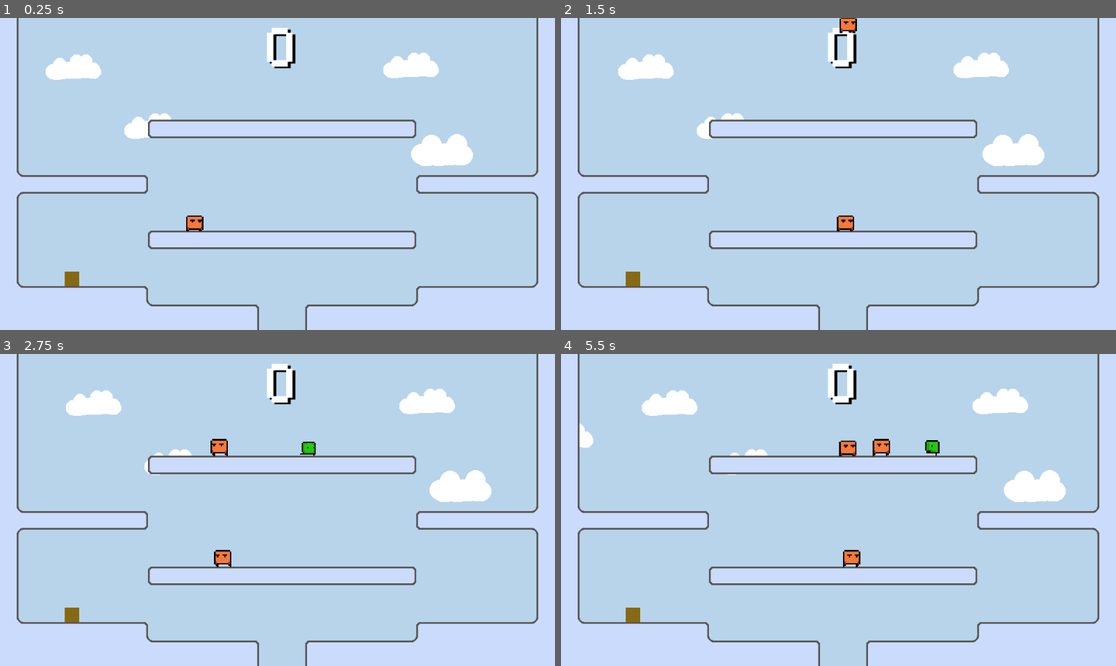
Above: before the commit, frames 1-4 (two rows, left to right).
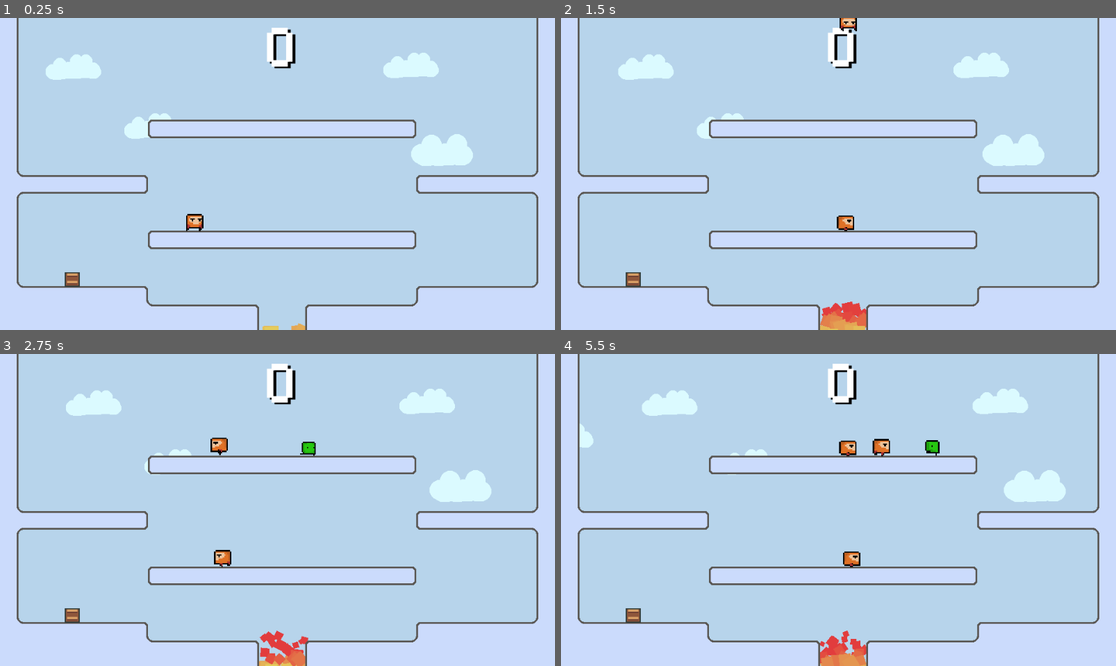
Above: after the commit, the same moments.

Repository: zhimingc/super_scrabble_box
Game: Godot game, scene res://Scenes/MainGame.tscn
The game is run twice, just before and just after one commit, with the same random seed, the same clock (stepped at 60 frames per second) and the same inputs.
Inputs:
- Up to frame 1 (0.25 s): no input
- Up to frame 2 (1.5 s): tap Enter (ui_accept) at 0.5, 0.77 s; hold Right (ui_right) from 0.53 s (still down); tap C at 0.6 s; tap T at 1.35 s
- Up to frame 3 (2.75 s): tap Enter (ui_accept) at 1.52, 2 s; release Right (ui_right) at 2.03 s; hold Left (ui_left) from 2.03 s (still down); tap E at 2.1 s
- Up to frame 4 (5.5 s): release Left (ui_left) at 2.78 s; hold Right (ui_right) 2.78-4.28 s; tap R at 2.85 s; tap Enter (ui_accept) at 3.02, 3.5, 3.77, 4.25, 4.52, 5 s; tap Backspace at 3.6 s; hold Left (ui_left) 4.28-5.03 s; tap C at 4.35 s; hold Right (ui_right) from 5.03 s (still down); tap T at 5.1 s

The runs differ from the first frame. In frame 1, 2.7% of the frame differs, in the area x 8-86%, y 11-100%; in frame 2, 3.2%; in frame 3, 3.1%; in frame 4, 3.3%, in the area x 3-91%, y 11-100%.

Commit message:
Added player walking and pit fx

Diff:
--- a/Fonts/pixel_font.tres
+++ b/Fonts/pixel_font.tres
@@ -4,5 +4,4 @@
 
 [resource]
 size = 50
-use_filter = true
 font_data = ExtResource( 1 )
--- a/Objects/BG_cloud.tscn
+++ b/Objects/BG_cloud.tscn
@@ -5,6 +5,7 @@
 [ext_resource path="res://Textures/cloud_1.png" type="Texture" id=3]
 
 [node name="BG_cloud" type="Node2D"]
+modulate = Color( 0.858824, 0.980392, 1, 1 )
 script = ExtResource( 2 )
 cloudSprites = [ ExtResource( 3 ), ExtResource( 1 ) ]
 
--- a/Objects/Effect_LetterAttack.tscn
+++ b/Objects/Effect_LetterAttack.tscn
@@ -14,5 +14,4 @@
 
 [node name="CollisionShape2D" type="CollisionShape2D" parent="."]
 shape = SubResource( 1 )
-
 [connection signal="body_entered" from="." to="." method="_on_LetterAttack_body_entered"]
--- a/Objects/HUD_LetterElement.tscn
+++ b/Objects/HUD_LetterElement.tscn
@@ -4,21 +4,38 @@
 [ext_resource path="res://Fonts/pixel_font.tres" type="DynamicFont" id=2]
 
 [node name="TextureRect" type="TextureRect"]
-modulate = Color( 0.894118, 0.690196, 0.337255, 1 )
+self_modulate = Color( 0, 0, 0, 1 )
 margin_left = -25.0
 margin_top = -25.0
 margin_right = 25.0
 margin_bottom = 25.0
 texture = ExtResource( 1 )
 __meta__ = {
-"_edit_group_": true
+"_edit_use_anchors_": false
+}
+
+[node name="TextureRect" type="TextureRect" parent="."]
+modulate = Color( 0.894118, 0.690196, 0.337255, 1 )
+margin_left = 2.0
+margin_top = 2.0
+margin_right = 53.0
+margin_bottom = 53.0
+rect_scale = Vector2( 0.9, 0.9 )
+texture = ExtResource( 1 )
+expand = true
+__meta__ = {
+"_edit_use_anchors_": false
 }
 
 [node name="Label" type="Label" parent="."]
 modulate = Color( 0, 0, 0, 1 )
 margin_right = 50.0
-margin_bottom = 50.0
+margin_bottom = 51.0
 custom_fonts/font = ExtResource( 2 )
 text = "A"
 align = 1
 valign = 1
+__meta__ = {
+"_edit_lock_": true,
+"_edit_use_anchors_": false
+}
--- a/Objects/LetterBox.tscn
+++ b/Objects/LetterBox.tscn
@@ -1,7 +1,7 @@
 [gd_scene load_steps=4 format=2]
 
 [ext_resource path="res://Scripts/LetterBox.gd" type="Script" id=1]
-[ext_resource path="res://Textures/square_small.png" type="Texture" id=2]
+[ext_resource path="res://Textures/letter_box.png" type="Texture" id=2]
 
 [sub_resource type="RectangleShape2D" id=1]
 extents = Vector2( 26.1003, 26.8185 )
@@ -12,10 +12,10 @@
 script = ExtResource( 1 )
 
 [node name="Sprite" type="Sprite" parent="."]
-modulate = Color( 0.533333, 0.407843, 0.0705882, 1 )
+position = Vector2( 0, -3 )
+scale = Vector2( 3.75, 3.75 )
 texture = ExtResource( 2 )
 
 [node name="CollisionShape2D" type="CollisionShape2D" parent="."]
 shape = SubResource( 1 )
-
 [connection signal="body_entered" from="." to="." method="_on_LetterBox_body_entered"]
--- /dev/null
+++ b/Objects/PitParticles.tscn
@@ -0,0 +1,23 @@
+[gd_scene load_steps=3 format=2]
+
+[ext_resource path="res://Textures/square_small.png" type="Texture" id=1]
+
+[sub_resource type="Gradient" id=1]
+offsets = PoolRealArray( 0, 0.579592 )
+colors = PoolColorArray( 0.898039, 0.807843, 0.364706, 1, 0.890196, 0.239216, 0.239216, 1 )
+
+[node name="PitParticles" type="CPUParticles2D"]
+amount = 16
+lifetime = 2.5
+texture = ExtResource( 1 )
+emission_shape = 2
+emission_rect_extents = Vector2( 50, 1 )
+direction = Vector2( 0, -1 )
+spread = 10.0
+gravity = Vector2( 0, 0 )
+initial_velocity = 50.0
+angular_velocity = 135.0
+angular_velocity_random = 1.0
+scale_amount = 0.2
+scale_amount_random = 0.25
+color_ramp = SubResource( 1 )
--- a/Objects/PlayerCharacter.tscn
+++ b/Objects/PlayerCharacter.tscn
@@ -1,21 +1,67 @@
-[gd_scene load_steps=8 format=2]
+[gd_scene load_steps=17 format=2]
 
 [ext_resource path="res://Scripts/PlayerCharacter.gd" type="Script" id=1]
-[ext_resource path="res://Textures/Player/slb_char_idle_0.png" type="Texture" id=2]
-[ext_resource path="res://Textures/Player/slb_char_idle_1.png" type="Texture" id=3]
+[ext_resource path="res://Textures/Player/slb_char_1-Sheet.png" type="Texture" id=2]
+[ext_resource path="res://Textures/Player/slb_char_fall_0.png" type="Texture" id=3]
 [ext_resource path="res://Objects/HUD_LetterElement.tscn" type="PackedScene" id=4]
 
-[sub_resource type="SpriteFrames" id=1]
+[sub_resource type="AtlasTexture" id=1]
+atlas = ExtResource( 2 )
+region = Rect2( 0, 0, 16, 16 )
+
+[sub_resource type="AtlasTexture" id=2]
+atlas = ExtResource( 2 )
+region = Rect2( 16, 0, 16, 16 )
+
+[sub_resource type="AtlasTexture" id=3]
+atlas = ExtResource( 2 )
+region = Rect2( 32, 0, 16, 16 )
+
+[sub_resource type="AtlasTexture" id=4]
+atlas = ExtResource( 2 )
+region = Rect2( 48, 0, 16, 16 )
+
+[sub_resource type="AtlasTexture" id=5]
+atlas = ExtResource( 2 )
+region = Rect2( 64, 0, 16, 16 )
+
+[sub_resource type="AtlasTexture" id=6]
+atlas = ExtResource( 2 )
+region = Rect2( 80, 0, 16, 16 )
+
+[sub_resource type="AtlasTexture" id=7]
+atlas = ExtResource( 2 )
+region = Rect2( 96, 0, 16, 16 )
+
+[sub_resource type="AtlasTexture" id=8]
+atlas = ExtResource( 2 )
+region = Rect2( 112, 0, 16, 16 )
+
+[sub_resource type="AtlasTexture" id=9]
+atlas = ExtResource( 2 )
+region = Rect2( 128, 0, 16, 16 )
+
+[sub_resource type="SpriteFrames" id=10]
 animations = [ {
-"frames": [ ExtResource( 2 ), ExtResource( 3 ) ],
+"frames": [ SubResource( 1 ), SubResource( 2 ) ],
 "loop": true,
 "name": "idle",
 "speed": 4.0
+}, {
+"frames": [ SubResource( 3 ), SubResource( 4 ), SubResource( 5 ), SubResource( 6 ), SubResource( 7 ), SubResource( 8 ), SubResource( 9 ) ],
+"loop": true,
+"name": "walk",
+"speed": 10.0
+}, {
+"frames": [ ExtResource( 3 ) ],
+"loop": true,
+"name": "fall",
+"speed": 5.0
 } ]
 
-[sub_resource type="RectangleShape2D" id=2]
+[sub_resource type="RectangleShape2D" id=11]
 
-[sub_resource type="RectangleShape2D" id=3]
+[sub_resource type="RectangleShape2D" id=12]
 extents = Vector2( 27.252, 27.0215 )
 
 [node name="PlayerCharacter" type="KinematicBody2D"]
@@ -31,14 +77,13 @@
 [node name="PC_Sprite" type="AnimatedSprite" parent="."]
 position = Vector2( 3.25201, -13.84 )
 scale = Vector2( 5, 5 )
-frames = SubResource( 1 )
+frames = SubResource( 10 )
 animation = "idle"
-frame = 1
 playing = true
 
 [node name="PC_Collider" type="CollisionShape2D" parent="."]
 scale = Vector2( 2.4, 2.4 )
-shape = SubResource( 2 )
+shape = SubResource( 11 )
 __meta__ = {
 "_edit_lock_": true
 }
--- a/Scenes/Level_0.tscn
+++ b/Scenes/Level_0.tscn
@@ -1,14 +1,16 @@
-[gd_scene load_steps=30 format=2]
+[gd_scene load_steps=29 format=2]
 
 [ext_resource path="res://Scripts/LevelControl.gd" type="Script" id=1]
 [ext_resource path="res://Textures/square_small.png" type="Texture" id=2]
 [ext_resource path="res://Textures/supercratebox_ref.png" type="Texture" id=3]
 [ext_resource path="res://Objects/InGameHUD.tscn" type="PackedScene" id=4]
 [ext_resource path="res://Objects/HUD_LetterElement.tscn" type="PackedScene" id=5]
-[ext_resource path="res://Objects/Platform.tscn" type="PackedScene" id=7]
 [ext_resource path="res://Textures/platform_tilemap_0.png" type="Texture" id=8]
 [ext_resource path="res://Objects/BG_cloud.tscn" type="PackedScene" id=9]
 
+[sub_resource type="ConvexPolygonShape2D" id=1]
+points = PoolVector2Array( 0, 0, 16, 0, 16, 16, 0, 16 )
+
 [sub_resource type="ConvexPolygonShape2D" id=2]
 points = PoolVector2Array( 0, 0, 16, 0, 16, 16, 0, 16 )
 
@@ -43,10 +45,10 @@
 points = PoolVector2Array( 0, 0, 16, 0, 16, 16, 0, 16 )
 
 [sub_resource type="ConvexPolygonShape2D" id=13]
-points = PoolVector2Array( 0, 0, 16, 0, 16, 16, 0, 16 )
+points = PoolVector2Array( 16, 16, 0, 16, 0, 16, 16, 16 )
 
 [sub_resource type="ConvexPolygonShape2D" id=14]
-points = PoolVector2Array( 16, 16, 0, 16, 0, 16, 16, 16 )
+points = PoolVector2Array( 0, 0, 16, 0, 16, 16, 0, 16 )
 
 [sub_resource type="ConvexPolygonShape2D" id=15]
 points = PoolVector2Array( 0, 0, 16, 0, 16, 16, 0, 16 )
@@ -66,10 +68,7 @@
 [sub_resource type="ConvexPolygonShape2D" id=20]
 points = PoolVector2Array( 0, 0, 16, 0, 16, 16, 0, 16 )
 
-[sub_resource type="ConvexPolygonShape2D" id=21]
-points = PoolVector2Array( 0, 0, 16, 0, 16, 16, 0, 16 )
-
-[sub_resource type="TileSet" id=1]
+[sub_resource type="TileSet" id=21]
 9/name = "platform_tilemap_0.png 9"
 9/texture = ExtResource( 8 )
 9/tex_offset = Vector2( 0, 0 )
@@ -87,17 +86,23 @@
 9/navigation_offset = Vector2( 0, 0 )
 9/shape_offset = Vector2( 0, 0 )
 9/shape_transform = Transform2D( 1, 0, 0, 1, 0, 0 )
-9/shape = SubResource( 12 )
+9/shape = SubResource( 11 )
 9/shape_one_way = false
 9/shape_one_way_margin = 1.0
 9/shapes = [ {
 "autotile_coord": Vector2( 0, 0 ),
 "one_way": false,
 "one_way_margin": 1.0,
+"shape": SubResource( 11 ),
+"shape_transform": Transform2D( 1, 0, 0, 1, 0, 0 )
+}, {
+"autotile_coord": Vector2( 1, 0 ),
+"one_way": false,
+"one_way_margin": 1.0,
 "shape": SubResource( 12 ),
 "shape_transform": Transform2D( 1, 0, 0, 1, 0, 0 )
 }, {
-"autotile_coord": Vector2( 1, 0 ),
+"autotile_coord": Vector2( 2, 0 ),
 "one_way": false,
 "one_way_margin": 1.0,
 "shape": SubResource( 13 ),
@@ -109,7 +114,7 @@
 "shape": SubResource( 14 ),
 "shape_transform": Transform2D( 1, 0, 0, 1, 0, 0 )
 }, {
-"autotile_coord": Vector2( 2, 0 ),
+"autotile_coord": Vector2( 0, 1 ),
 "one_way": false,
 "one_way_margin": 1.0,
 "shape": SubResource( 15 ),
@@ -121,34 +126,28 @@
 "shape": SubResource( 16 ),
 "shape_transform": Transform2D( 1, 0, 0, 1, 0, 0 )
 }, {
-"autotile_coord": Vector2( 0, 1 ),
+"autotile_coord": Vector2( 2, 1 ),
 "one_way": false,
 "one_way_margin": 1.0,
 "shape": SubResource( 17 ),
 "shape_transform": Transform2D( 1, 0, 0, 1, 0, 0 )
 }, {
-"autotile_coord": Vector2( 2, 1 ),
+"autotile_coord": Vector2( 0, 2 ),
 "one_way": false,
 "one_way_margin": 1.0,
 "shape": SubResource( 18 ),
 "shape_transform": Transform2D( 1, 0, 0, 1, 0, 0 )
 }, {
-"autotile_coord": Vector2( 0, 2 ),
+"autotile_coord": Vector2( 1, 2 ),
 "one_way": false,
 "one_way_margin": 1.0,
 "shape": SubResource( 19 ),
 "shape_transform": Transform2D( 1, 0, 0, 1, 0, 0 )
 }, {
-"autotile_coord": Vector2( 1, 2 ),
+"autotile_coord": Vector2( 2, 2 ),
 "one_way": false,
 "one_way_margin": 1.0,
 "shape": SubResource( 20 ),
-"shape_transform": Transform2D( 1, 0, 0, 1, 0, 0 )
-}, {
-"autotile_coord": Vector2( 2, 2 ),
-"one_way": false,
-"one_way_margin": 1.0,
-"shape": SubResource( 21 ),
 "shape_transform": Transform2D( 1, 0, 0, 1, 0, 0 )
 } ]
 9/z_index = 0
@@ -169,20 +168,20 @@
 10/navigation_offset = Vector2( 0, 0 )
 10/shape_offset = Vector2( 0, 0 )
 10/shape_transform = Transform2D( 1, 0, 0, 1, 0, 0 )
-10/shape = SubResource( 2 )
+10/shape = SubResource( 1 )
 10/shape_one_way = false
 10/shape_one_way_margin = 1.0
 10/shapes = [ {
 "autotile_coord": Vector2( 1, 0 ),
 "one_way": false,
 "one_way_margin": 1.0,
+"shape": SubResource( 1 ),
+"shape_transform": Transform2D( 1, 0, 0, 1, 0, 0 )
+}, {
+"autotile_coord": Vector2( 0, 1 ),
+"one_way": false,
+"one_way_margin": 1.0,
 "shape": SubResource( 2 ),
-"shape_transform": Transform2D( 1, 0, 0, 1, 0, 0 )
-}, {
-"autotile_coord": Vector2( 0, 1 ),
-"one_way": false,
-"one_way_margin": 1.0,
-"shape": SubResource( 3 ),
 "shape_transform": Transform2D( 1, 0, 0, 1, 0, 0 )
 } ]
 10/z_index = 0
@@ -203,26 +202,26 @@
 11/navigation_offset = Vector2( 0, 0 )
 11/shape_offset = Vector2( 0, 0 )
 11/shape_transform = Transform2D( 1, 0, 0, 1, 0, 0 )
-11/shape = SubResource( 4 )
+11/shape = SubResource( 3 )
 11/shape_one_way = false
 11/shape_one_way_margin = 1.0
 11/shapes = [ {
 "autotile_coord": Vector2( 0, 0 ),
 "one_way": false,
 "one_way_margin": 1.0,
+"shape": SubResource( 3 ),
+"shape_transform": Transform2D( 1, 0, 0, 1, 0, 0 )
+}, {
+"autotile_coord": Vector2( 0, 0 ),
+"one_way": false,
+"one_way_margin": 1.0,
 "shape": SubResource( 4 ),
 "shape_transform": Transform2D( 1, 0, 0, 1, 0, 0 )
 }, {
-"autotile_coord": Vector2( 0, 0 ),
+"autotile_coord": Vector2( 1, 1 ),
 "one_way": false,
 "one_way_margin": 1.0,
 "shape": SubResource( 5 ),
-"shape_transform": Transform2D( 1, 0, 0, 1, 0, 0 )
-}, {
-"autotile_coord": Vector2( 1, 1 ),
-"one_way": false,
-"one_way_margin": 1.0,
-"shape": SubResource( 6 ),
 "shape_transform": Transform2D( 1, 0, 0, 1, 0, 0 )
 } ]
 11/z_index = 0
@@ -243,20 +242,20 @@
 12/navigation_offset = Vector2( 0, 0 )
 12/shape_offset = Vector2( 0, 0 )
 12/shape_transform = Transform2D( 1, 0, 0, 1, 0, 0 )
-12/shape = SubResource( 7 )
+12/shape = SubResource( 6 )
 12/shape_one_way = false
 12/shape_one_way_margin = 1.0
 12/shapes = [ {
 "autotile_coord": Vector2( 1, 0 ),
 "one_way": false,
 "one_way_margin": 1.0,
+"shape": SubResource( 6 ),
+"shape_transform": Transform2D( 1, 0, 0, 1, 0, 0 )
+}, {
+"autotile_coord": Vector2( 0, 1 ),
+"one_way": false,
+"one_way_margin": 1.0,
 "shape": SubResource( 7 ),
-"shape_transform": Transform2D( 1, 0, 0, 1, 0, 0 )
-}, {
-"autotile_coord": Vector2( 0, 1 ),
-"one_way": false,
-"one_way_margin": 1.0,
-"shape": SubResource( 8 ),
 "shape_transform": Transform2D( 1, 0, 0, 1, 0, 0 )
 } ]
 12/z_index = 0
@@ -277,26 +276,26 @@
 13/navigation_offset = Vector2( 0, 0 )
 13/shape_offset = Vector2( 0, 0 )
 13/shape_transform = Transform2D( 1, 0, 0, 1, 0, 0 )
-13/shape = SubResource( 9 )
+13/shape = SubResource( 8 )
 13/shape_one_way = false
 13/shape_one_way_margin = 1.0
 13/shapes = [ {
 "autotile_coord": Vector2( 1, 1 ),
 "one_way": false,
 "one_way_margin": 1.0,
+"shape": SubResource( 8 ),
+"shape_transform": Transform2D( 1, 0, 0, 1, 0, 0 )
+}, {
+"autotile_coord": Vector2( 1, 1 ),
+"one_way": false,
+"one_way_margin": 1.0,
 "shape": SubResource( 9 ),
 "shape_transform": Transform2D( 1, 0, 0, 1, 0, 0 )
 }, {
-"autotile_coord": Vector2( 1, 1 ),
+"autotile_coord": Vector2( 0, 0 ),
 "one_way": false,
 "one_way_margin": 1.0,
 "shape": SubResource( 10 ),
-"shape_transform": Transform2D( 1, 0, 0, 1, 0, 0 )
-}, {
-"autotile_coord": Vector2( 0, 0 ),
-"one_way": false,
-"one_way_margin": 1.0,
-"shape": SubResource( 11 ),
 "shape_transform": Transform2D( 1, 0, 0, 1, 0, 0 )
 } ]
 13/z_index = 0
@@ -338,49 +337,6 @@
 margin_bottom = 540.0
 LetterElement = ExtResource( 5 )
 
-[node name="Platform_Colliders" type="Node2D" parent="."]
-position = Vector2( 1000, 0 )
-
-[node name="Platform" parent="Platform_Colliders" instance=ExtResource( 7 )]
-position = Vector2( 125.434, 481.614 )
-scale = Vector2( 1.00339, -1.52302 )
-
-[node name="Platform3" parent="Platform_Colliders" instance=ExtResource( 7 )]
-position = Vector2( 256.513, 511.201 )
-scale = Vector2( 1.5, 1.5 )
-
-[node name="Platform4" parent="Platform_Colliders" instance=ExtResource( 7 )]
-position = Vector2( 712.928, 512.622 )
-scale = Vector2( 1.5, 1.5 )
-
-[node name="Platform5" parent="Platform_Colliders" instance=ExtResource( 7 )]
-position = Vector2( 846.762, 480.769 )
-scale = Vector2( 1.00339, -1.52302 )
-
-[node name="Platform6" parent="Platform_Colliders" instance=ExtResource( 7 )]
-position = Vector2( 480, 381.085 )
-scale = Vector2( 1.8, -1.52302 )
-
-[node name="Platform8" parent="Platform_Colliders" instance=ExtResource( 7 )]
-position = Vector2( 480, 187.97 )
-scale = Vector2( 1.8, -1.52302 )
-
-[node name="Platform2" parent="Platform_Colliders" instance=ExtResource( 7 )]
-position = Vector2( 846.586, 287.128 )
-scale = Vector2( 1.002, 1.3 )
-
-[node name="Platform7" parent="Platform_Colliders" instance=ExtResource( 7 )]
-position = Vector2( 125, 288.22 )
-scale = Vector2( 1.002, 1.3 )
-
-[node name="Wall" parent="Platform_Colliders" instance=ExtResource( 7 )]
-position = Vector2( 12.1008, 274.107 )
-scale = Vector2( 0.122, 27.14 )
-
-[node name="Wall2" parent="Platform_Colliders" instance=ExtResource( 7 )]
-position = Vector2( 937.719, 267.78 )
-scale = Vector2( 0.122, 27.14 )
-
 [node name="BG2" type="Node2D" parent="."]
 
 [node name="BG_cloud" parent="BG2" instance=ExtResource( 9 )]
--- a/Scenes/MainGame.tscn
+++ b/Scenes/MainGame.tscn
@@ -9,6 +9,10 @@
 [ext_resource path="res://Objects/WordController.tscn" type="PackedScene" id=7]
 [ext_resource path="res://Objects/HUD_Score.tscn" type="PackedScene" id=8]
 [ext_resource path="res://Objects/BG_cloud.tscn" type="PackedScene" id=9]
+[ext_resource path="res://Objects/PitParticles.tscn" type="PackedScene" id=10]
+
+[sub_resource type="Curve" id=1]
+_data = [ Vector2( 0, 1 ), 0.0, 0.0899796, 0, 0, Vector2( 0.996269, 0.409091 ), -1.35354, 0.0, 0, 0 ]
 
 [node name="MainGame" type="Node2D"]
 script = ExtResource( 1 )
@@ -49,7 +53,8 @@
 [node name="PlayerCharacter" parent="." instance=ExtResource( 2 )]
 position = Vector2( 335, 335 )
 z_index = 2
-mass = 3.5
+jumpForce = 600.0
+mass = 3.0
 
 [node name="EnemyTimer" type="Timer" parent="."]
 wait_time = 5.0
@@ -90,5 +95,16 @@
 custom_constants/shadow_offset_x = 5
 custom_constants/shadow_offset_y = 3
 custom_constants/shadow_as_outline = 0
+
+[node name="PitParticles" parent="." instance=ExtResource( 10 )]
+position = Vector2( 486.709, 547.17 )
+z_index = -5
+amount = 32
+lifetime = 1.5
+randomness = 0.5
+emission_rect_extents = Vector2( 35, 1 )
+initial_velocity_random = 0.5
+scale_amount = 0.3
+scale_amount_curve = SubResource( 1 )
 [connection signal="player_die" from="PlayerCharacter" to="." method="_on_PlayerCharacter_player_die"]
 [connection signal="word_attack" from="WordController" to="." method="_on_WordController_word_attack"]
--- a/Scripts/PlayerCharacter.gd
+++ b/Scripts/PlayerCharacter.gd
@@ -52,6 +52,12 @@
 	var collision_info = move_and_slide(velocity * delta, Vector2.UP)
 
 #	# visual update
+	if velocity.y > 5000:
+		$PC_Sprite.set_animation("fall")
+	elif abs(velocity.x) > 250:
+		$PC_Sprite.set_animation("walk")
+	else:
+		$PC_Sprite.set_animation("idle")
 	if abs(velocity.x) > 0:
 		$PC_Sprite.flip_h = velocity.x < 0
 
Not shown: 1 places in Objects/PlayerCharacter.tscn that only renumber resources
Not shown: 1 places in Scenes/Level_0.tscn that only renumber resources
Not shown: 1 places in Scenes/MainGame.tscn that only renumber resources
Binary file added: Textures/Enemy/slb_char_1-Sheet.png
Not shown, added: Textures/Enemy/slb_char_1-Sheet.png.import
Binary file added: Textures/Player/slb_char_1-Sheet.png
Not shown, added: Textures/Player/slb_char_1-Sheet.png.import
Binary file added: Textures/Player/slb_char_fall_0.png
Not shown, added: Textures/Player/slb_char_fall_0.png.import
Binary file added: Textures/letter_box.png
Not shown, added: Textures/letter_box.png.import
